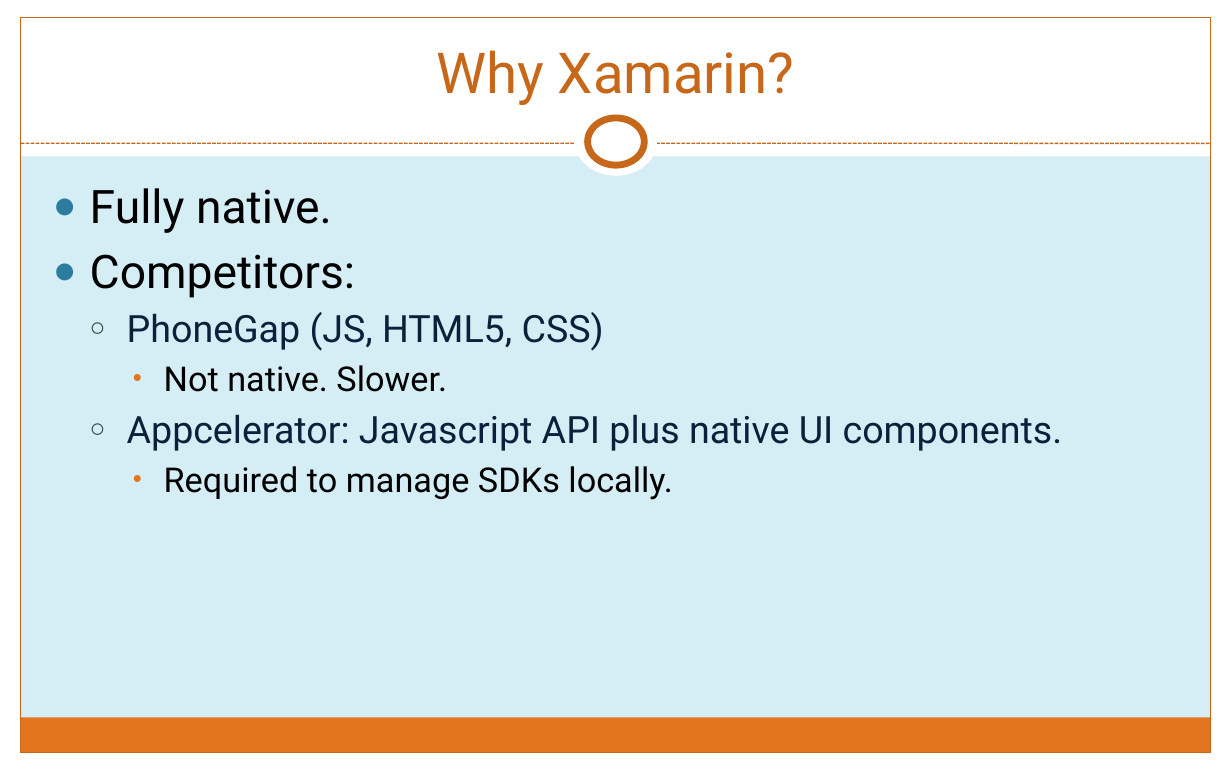
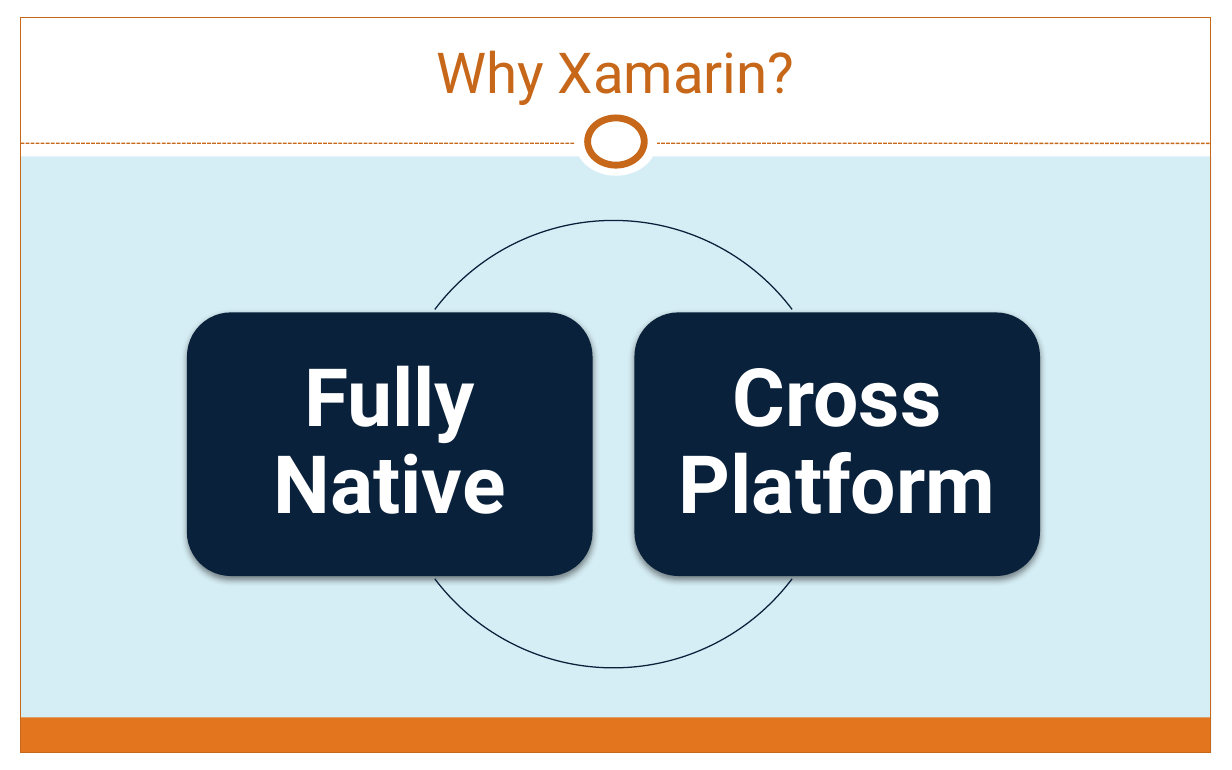
Before and after one commit to rachelblasucci/Current-Talks, a slide deck: slide 15 of Intro to Xamarin F#/F#-iOS.pptx (slide 14 before the commit). Drawn at 1232x770 pixels with LibreOffice and Linux fonts; fonts in the diff are those of the drawing. Boxes give left, top, right and bottom in pixels: in the first picture for what was removed or moved away, otherwise in the second. Text is boxed around its words. In the diff, an @@ line names an element or a change of style, - is before the commit and + after.

```diff
--- a/Intro to Xamarin F#/F#-iOS.pptx
+++ b/Intro to Xamarin F#/F#-iOS.pptx
@@ text removed at (x1=90, y1=188, x2=1063, y2=500) @@
-● Fully native.
-● Competitors:
-  ○ PhoneGap (JS, HTML5, CSS)
-    • Not native. Slower.
-  ○ Appcelerator: Javascript API plus native UI components.
-    • Required to manage SDKs locally.
@@ group added at (x1=187, y1=221, x2=1040, y2=668): 2 rounded rectangles, 2 texts, 2 freeform shapes @@
+Fully Native
+Cross Platform
```
Also in this commit, not shown: 3 other slides changed, 1 slide added, 5 other files.
